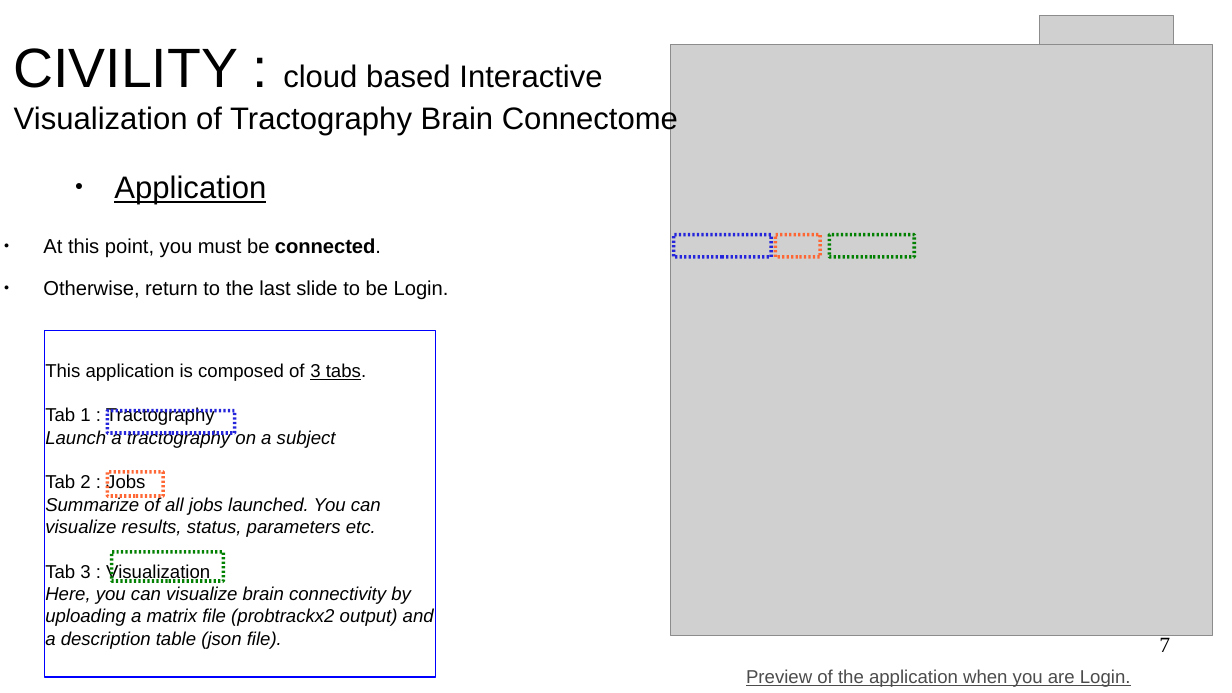
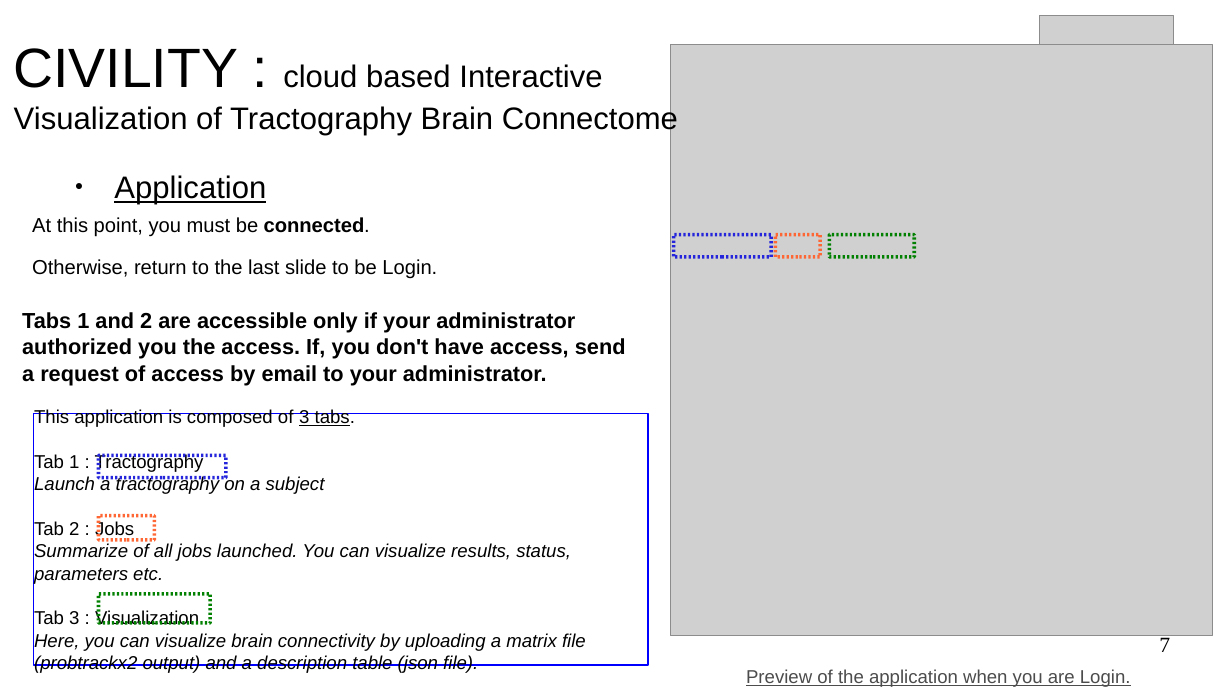
Before and after one commit to NIRALUser/CIVILITY, a slide deck: slide 7 of Documentation/tutorialCIVILITY.odp. Drawn at 1232x693 pixels with LibreOffice and Linux fonts; fonts in the diff are those of the drawing; grey boxes stand for pictures; background and template pictures are left out. Boxes give left, top, right and bottom in pixels: in the first picture for what was removed or moved away, otherwise in the second. Text is boxed around its words. In the diff, an @@ line names an element or a change of style, - is before the commit and + after.

```diff
--- a/Documentation/tutorialCIVILITY.odp
+++ b/Documentation/tutorialCIVILITY.odp
@@ text "At this point, you must ...": place and size @@
-text "At this point, you must ..." at <box>43,238,449,300</box>
+text "At this point, you must ..." at <box>32,217,437,279</box>
@@ text added at <box>22,312,626,385</box>, 14 pt, text #000000, bold @@
+Tabs 1 and 2 are accessible only if your administrator authorized you the access. If, you don't have access, send a request of access by email to your administrator.
@@ rectangle "This application is composed of ...": place and size @@
-rectangle "This application is composed of ..." at <box>45,331,436,677</box>
+rectangle "This application is composed of ..." at <box>34,414,648,665</box>
@@ rectangle: place and size @@
-rectangle at <box>107,411,235,434</box>
+rectangle at <box>98,456,226,478</box>
@@ rectangle: place and size @@
-rectangle at <box>107,472,163,496</box>
+rectangle at <box>98,515,154,540</box>
@@ rectangle: place and size @@
-rectangle at <box>112,552,224,581</box>
+rectangle at <box>98,594,210,623</box>
```
Also in this commit, not shown: 1 other slide changed, 1 other file.
